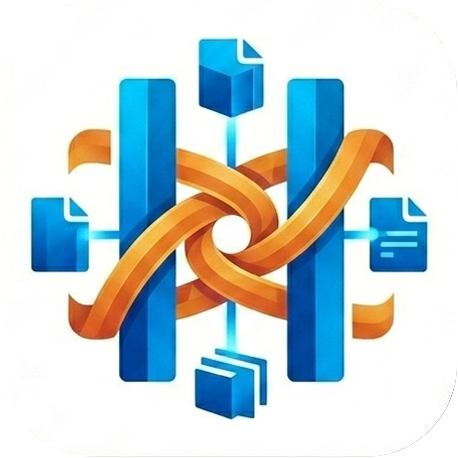
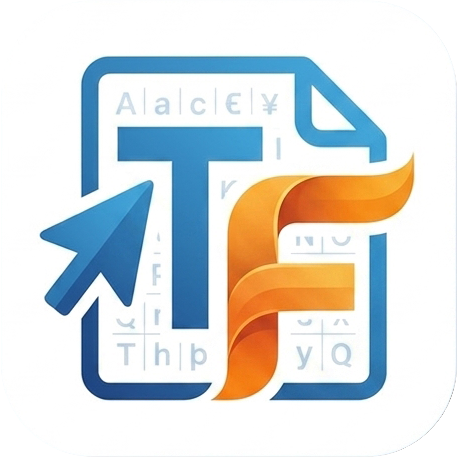
Layer changes from the first w=458, h=458 image to the second:
added layer "Layer 2" above "Layer 1" over [1, 0, 457, 457]
added layer "Layer 1" above "THub" over [1, 0, 457, 457]
painted on "THub" over [1, 0, 457, 457]
painted on "TVox" over [1, 0, 457, 457]